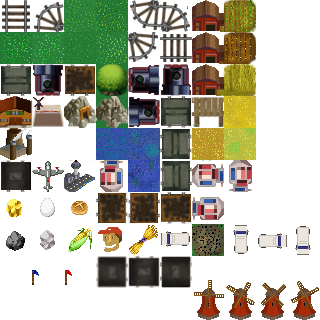
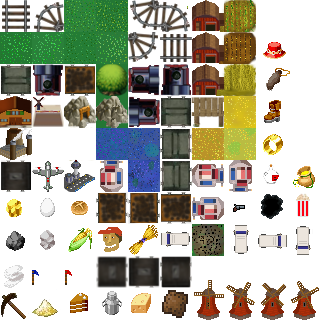
Two versions of the same layered image (320×320). Layer-by-layer changes:
added layer "Calque Copié #23" above "Calque Copié #22" over bbox(293, 166, 315, 188)
added layer "Calque Copié #22" above "Calque Copié #21" over bbox(296, 193, 310, 217)
added layer "Calque Copié #21" above "Calque Copié #20" over bbox(261, 194, 283, 219)
added layer "Calque Copié #20" above "Calque Copié #19" over bbox(233, 204, 245, 212)
added layer "Calque Copié #18" above "Calque Copié #17" over bbox(263, 164, 279, 184)
added layer "Calque Copié #17" above "Calque Copié #16" over bbox(4, 265, 24, 288)
added layer "Calque Copié #16" above "Calque #1" over bbox(263, 134, 283, 155)
added layer "Calque #7" above "Calque #6" over bbox(263, 42, 286, 59)
added layer "Calque #6" above "Calque Copié #15" over bbox(264, 68, 290, 123)
added layer "Calque #5" above "Calque Copié #13" over bbox(162, 290, 188, 318)
added layer "Calque Copié #13" above "Calque Copié #12" over bbox(31, 298, 58, 318)
added layer "Calque Copié #12" above "Calque #4" over bbox(1, 293, 29, 319)
added layer "Calque #3" above "Calque Copié #11" over bbox(131, 293, 151, 313)
added layer "Calque Copié #11" above "Calque Copié #10" over bbox(102, 291, 122, 315)
added layer "Calque Copié #10" above "tileset.png" over bbox(70, 293, 88, 313)
